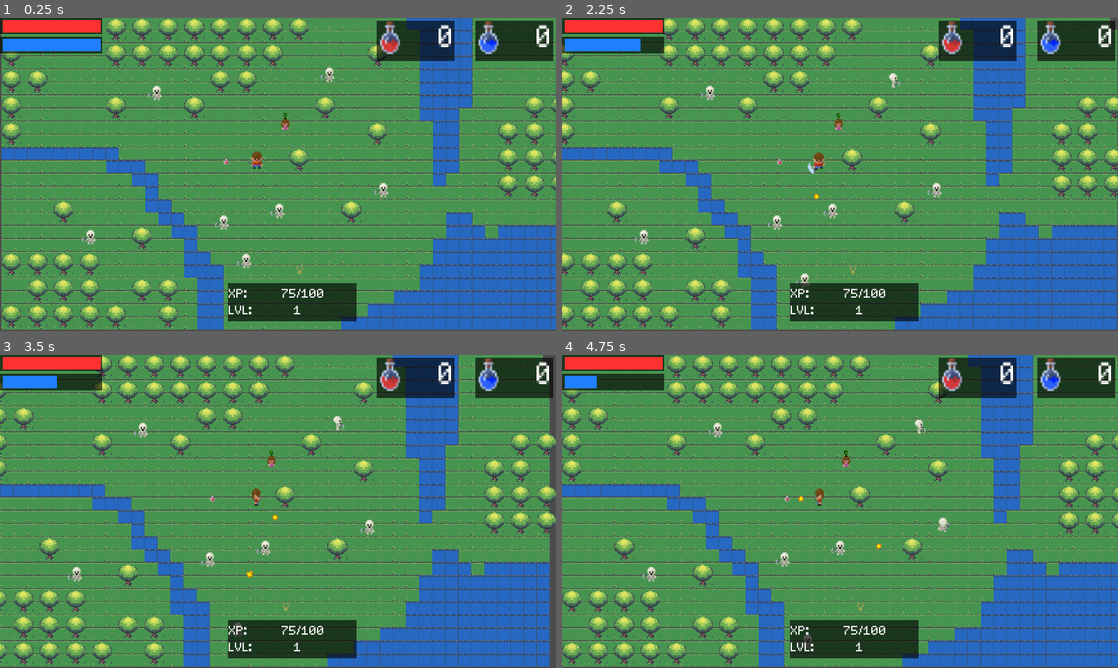
Above: before the commit, frames 1-4 (two rows, left to right).
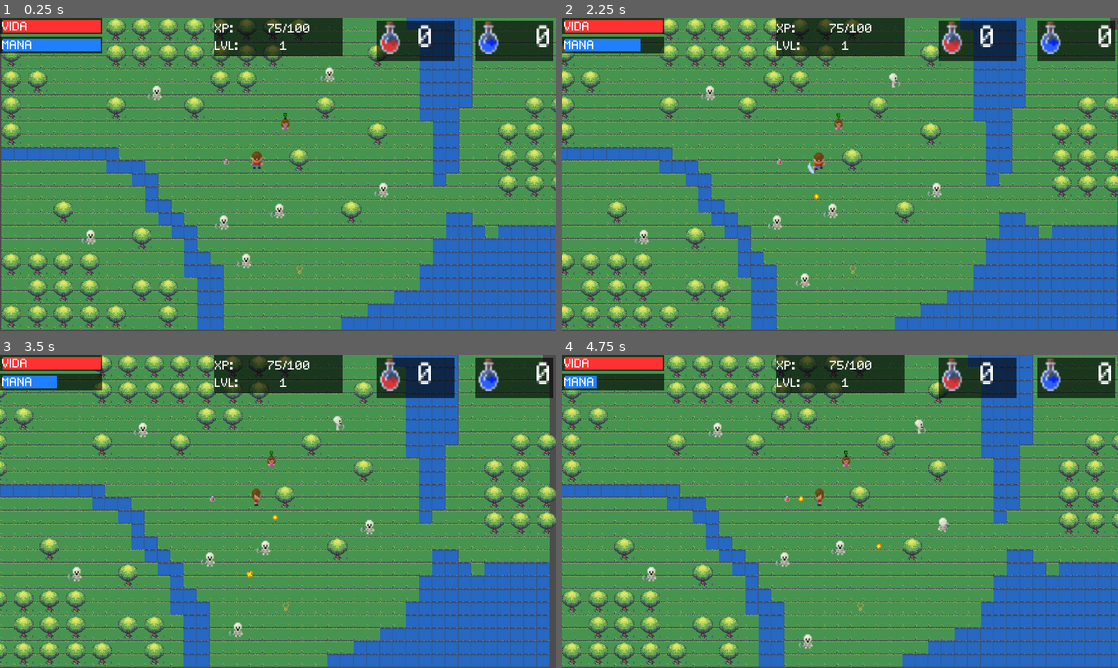
Above: after the commit, the same moments.

Repository: LeandroAntunez/StellaArgentum
Game: Godot game, scene res://scenes/level/Level.tscn
Two runs of this game, one before a commit and one after it. Both use one fixed random seed, a clock stepped at 60 frames per second and the inputs below. This scene is started directly instead of the project's main scene.
Inputs (mouse positions are in pixels of both pictures, inside the frame that each line leads up to):
- Up to frame 1 (0.25 s): no input
- Up to frame 2 (2.25 s): tap Enter at 0.5 s; move the mouse to (962, 158) at 0.52 s; hold D (right) 0.53-1.25 s; hold Space (attack) 0.53-1.25 s; click (962, 158) at 0.67 s; tap Ctrl (fireball) at 0.8 s; drag from (728, 190) to (856, 268) at 1.27 s; move the mouse to (895, 105) at 2.02 s; hold D (right) from 2.03 s (still down); hold Space (attack) from 2.03 s (still down)
- Up to frame 3 (3.5 s): tap Ctrl (fireball) at 2.3 s; release D (right) at 2.75 s; release Space (attack) at 2.75 s; drag from (250, 574) to (111, 464) at 2.77 s
- Up to frame 4 (4.75 s): move the mouse to (1006, 558) at 3.52 s; hold A (left) 3.53-4.25 s; hold 2 (drink_mana) 3.53-4.25 s; tap Ctrl (fireball) at 3.8 s; drag from (673, 464) to (867, 533) at 4.27 s

The runs differ from the first frame. In frame 1, 6.1% of the frame differs, in the area x 0-82%, y 0-97%; in frame 2, 6.1%; in frame 3, 6.1%; in frame 4, 6.1%.

Commit message:
checkpoint 2 update

Diff:
--- a/src/scenes/entities/npc/skeleton/Skeleton.tscn
+++ b/src/scenes/entities/npc/skeleton/Skeleton.tscn
@@ -45,11 +45,6 @@
 "name": "right_idle",
 "speed": 1.0
 }, {
-"frames": [ ExtResource( 24 ), ExtResource( 14 ), ExtResource( 23 ) ],
-"loop": false,
-"name": "up_attack",
-"speed": 3.0
-}, {
 "frames": [ ExtResource( 24 ), ExtResource( 17 ), ExtResource( 24 ), ExtResource( 13 ) ],
 "loop": true,
 "name": "up_walk",
@@ -60,10 +55,10 @@
 "name": "down_idle",
 "speed": 1.0
 }, {
-"frames": [ ExtResource( 19 ), ExtResource( 21 ), ExtResource( 26 ), ExtResource( 22 ), ExtResource( 30 ), ExtResource( 28 ) ],
+"frames": [ ExtResource( 24 ), ExtResource( 14 ), ExtResource( 23 ) ],
 "loop": false,
-"name": "birth",
-"speed": 7.0
+"name": "up_attack",
+"speed": 3.0
 }, {
 "frames": [ ExtResource( 10 ), ExtResource( 16 ) ],
 "loop": true,
@@ -80,15 +75,20 @@
 "name": "down_walk",
 "speed": 5.0
 }, {
-"frames": [ ExtResource( 10 ), ExtResource( 2 ), ExtResource( 10 ), ExtResource( 11 ) ],
-"loop": true,
-"name": "left_walk",
-"speed": 5.0
+"frames": [ ExtResource( 19 ), ExtResource( 21 ), ExtResource( 26 ), ExtResource( 22 ), ExtResource( 30 ), ExtResource( 28 ) ],
+"loop": false,
+"name": "birth",
+"speed": 7.0
 }, {
 "frames": [ ExtResource( 10 ), ExtResource( 15 ), ExtResource( 18 ) ],
 "loop": false,
 "name": "left_attack",
 "speed": 3.0
+}, {
+"frames": [ ExtResource( 10 ), ExtResource( 2 ), ExtResource( 10 ), ExtResource( 11 ) ],
+"loop": true,
+"name": "left_walk",
+"speed": 5.0
 }, {
 "frames": [ ExtResource( 29 ), ExtResource( 20 ), ExtResource( 7 ) ],
 "loop": false,
@@ -134,7 +134,6 @@
 scale = Vector2( 0.957097, 1 )
 frames = SubResource( 1 )
 animation = "down_idle"
-frame = 1
 
 [node name="CollisionShape2D" type="CollisionShape2D" parent="."]
 shape = SubResource( 2 )
--- a/src/scenes/entities/player/Player.tscn
+++ b/src/scenes/entities/player/Player.tscn
@@ -84,6 +84,11 @@
 "name": "idle_down",
 "speed": 1.0
 }, {
+"frames": [ ExtResource( 21 ), ExtResource( 6 ), ExtResource( 4 ) ],
+"loop": false,
+"name": "fireball_right",
+"speed": 7.0
+}, {
 "frames": [ ExtResource( 11 ), ExtResource( 12 ), ExtResource( 11 ), ExtResource( 13 ) ],
 "loop": true,
 "name": "walk_down",
@@ -94,19 +99,14 @@
 "name": "attack_right",
 "speed": 7.0
 }, {
-"frames": [ ExtResource( 21 ), ExtResource( 6 ), ExtResource( 4 ) ],
-"loop": false,
-"name": "fireball_right",
+"frames": [ ExtResource( 14 ), ExtResource( 29 ), ExtResource( 3 ) ],
+"loop": false,
+"name": "fireball_left",
 "speed": 7.0
 }, {
 "frames": [ ExtResource( 11 ), ExtResource( 8 ), ExtResource( 22 ) ],
 "loop": false,
 "name": "fireball_down",
-"speed": 7.0
-}, {
-"frames": [ ExtResource( 14 ), ExtResource( 29 ), ExtResource( 3 ) ],
-"loop": false,
-"name": "fireball_left",
 "speed": 7.0
 }, {
 "frames": [ ExtResource( 14 ), ExtResource( 28 ), ExtResource( 25 ) ],
@@ -197,6 +197,7 @@
 scale = Vector2( 1.5, 1.5 )
 frames = SubResource( 1 )
 animation = "idle_down"
+frame = 1
 playing = true
 
 [node name="CollisionShape2D" type="CollisionShape2D" parent="."]
@@ -216,7 +217,7 @@
 scale = Vector2( 1.35077, 1.35537 )
 frames = SubResource( 12 )
 animation = "LvlUP"
-frame = 4
+frame = 5
 playing = true
 script = ExtResource( 24 )
 
--- a/src/scenes/gui/GUI.tscn
+++ b/src/scenes/gui/GUI.tscn
@@ -78,6 +78,18 @@
 "_edit_use_anchors_": false
 }
 
+[node name="Label" type="Label" parent="Health"]
+anchor_bottom = 1.0
+margin_left = 5.0
+margin_top = 5.0
+margin_right = 68.0
+margin_bottom = -2.0
+custom_fonts/font = ExtResource( 14 )
+text = "VIDA"
+__meta__ = {
+"_edit_use_anchors_": false
+}
+
 [node name="Mana" type="ColorRect" parent="."]
 margin_top = 46.0
 margin_right = 250.0
@@ -98,15 +110,20 @@
 "_edit_use_anchors_": false
 }
 
+[node name="Label" type="Label" parent="Mana"]
+margin_left = 5.0
+margin_top = 5.0
+margin_right = 81.0
+margin_bottom = 38.0
+custom_fonts/font = ExtResource( 14 )
+text = "MANA"
+
 [node name="XP" type="ColorRect" parent="."]
 anchor_left = 0.5
-anchor_top = 1.0
 anchor_right = 0.5
-anchor_bottom = 1.0
-margin_left = -123.0
-margin_top = -118.0
-margin_right = 192.0
-margin_bottom = -24.0
+margin_left = -157.5
+margin_right = 157.5
+margin_bottom = 94.0
 color = Color( 0, 0, 0, 0.627451 )
 script = ExtResource( 9 )
 __meta__ = {
@@ -184,8 +201,8 @@
 margin_bottom = 25.0
 rect_scale = Vector2( 0.5, 0.5 )
 custom_fonts/font = ExtResource( 14 )
-text = "0"
-align = 2
+text = "1"
+align = 1
 __meta__ = {
 "_edit_use_anchors_": false
 }
--- a/src/scenes/level/Level.tscn
+++ b/src/scenes/level/Level.tscn
@@ -68,6 +68,7 @@
 [node name="Audio" type="Node" parent="."]
 
 [node name="Music" type="AudioStreamPlayer" parent="Audio"]
+volume_db = -10.0
 script = ExtResource( 9 )
 [connection signal="death" from="Player" to="Audio/Music" method="_on_Player_death"]
 [connection signal="player_level_up" from="Player" to="GUI" method="_on_Player_player_level_up"]
--- a/src/scenes/menu/MainMenu.gd
+++ b/src/scenes/menu/MainMenu.gd
@@ -7,4 +7,5 @@
 	pass # Replace with function body.
 
 func _on_Continue_mouse_entered():
-	get_tree().change_scene_to(scn_game)
+	# hacer consulta
+	get_tree().change_scene_to(scn_game) #pasarle resultados
--- a/src/scenes/menu/MainMenu.tscn
+++ b/src/scenes/menu/MainMenu.tscn
@@ -8,7 +8,6 @@
 [ext_resource path="res://assets/interface/main_menu/background.png" type="Texture" id=7]
 [ext_resource path="res://scenes/menu/MainMenu.gd" type="Script" id=8]
 [ext_resource path="res://scenes/level/Level.tscn" type="PackedScene" id=9]
-
 
 [node name="Main" type="Node"]
 script = ExtResource( 8 )
Not shown: 1 places in src/scenes/entities/player/Player.tscn that only renumber resources
